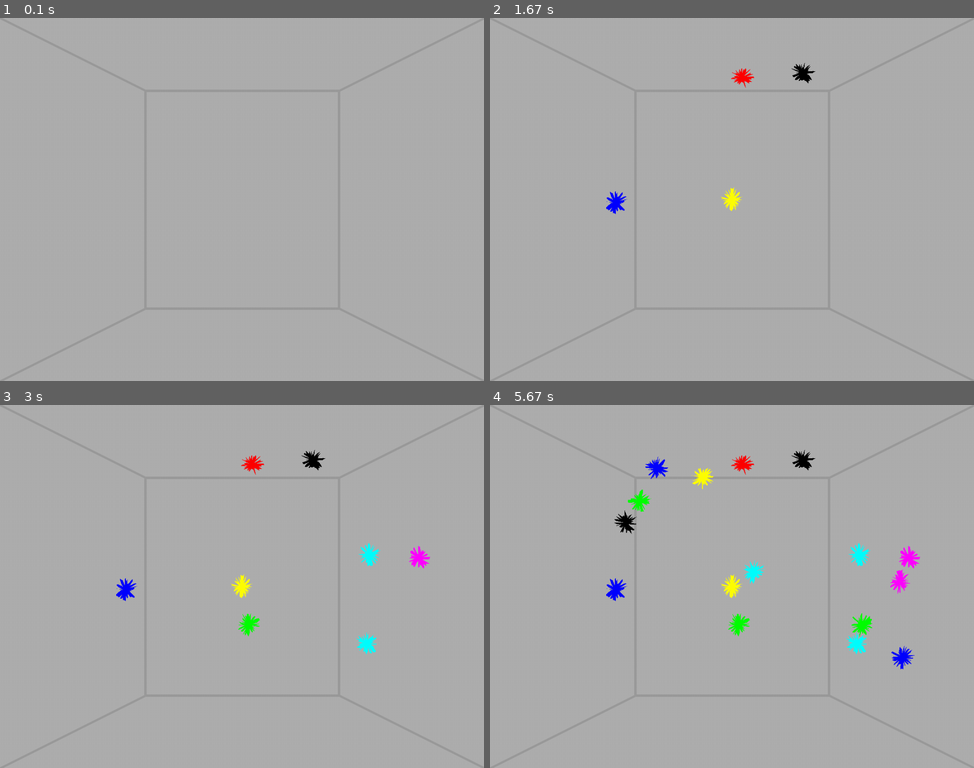
Above: before the commit, frames 1-4 (two rows, left to right).
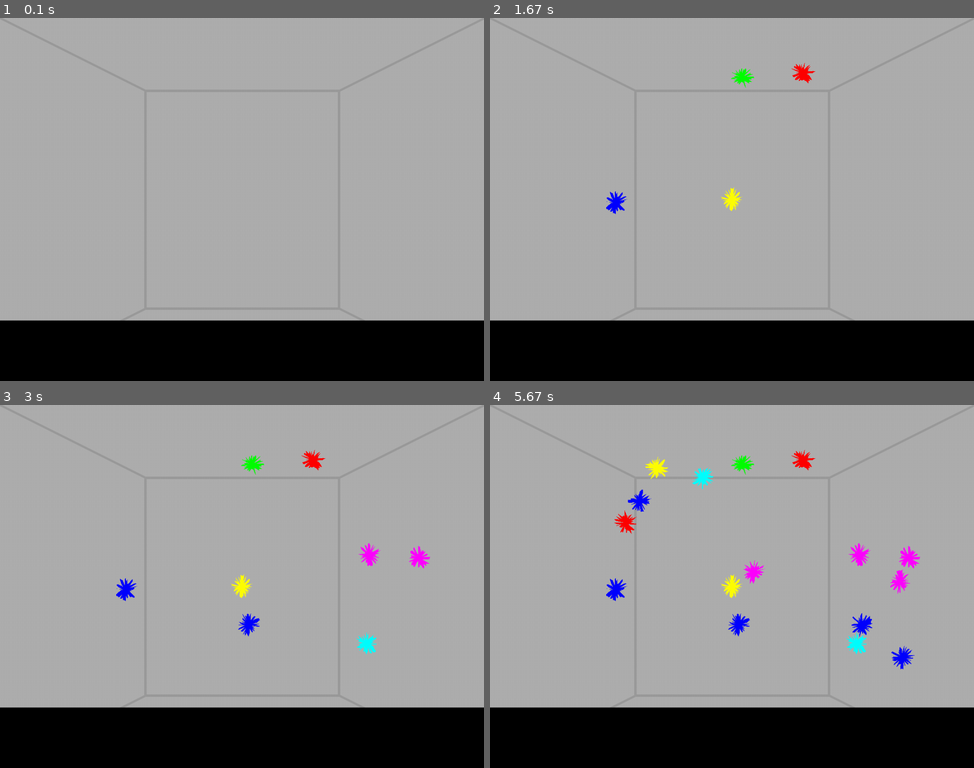
Above: after the commit, the same moments.

Repository: realpatato/pygame-paintball
Game: pygame game, started from main.py
Same seed, same stepped clock (60 frames per second), same inputs: the game is played once before the commit and once after it.
Inputs (mouse positions are in pixels of both pictures, inside the frame that each line leads up to):
- Up to frame 1 (0.1 s): no input
- Up to frame 2 (1.67 s): click (732, 199) at 0.38 s; click (615, 203) at 0.72 s; click (804, 72) at 1.05 s; click (741, 76) at 1.38 s
- Up to frame 3 (3 s): click (246, 622) at 1.72 s; click (367, 644) at 2.05 s; click (367, 553) at 2.38 s; click (416, 557) at 2.72 s
- Up to frame 4 (5.67 s): click (901, 655) at 3.05 s; click (751, 571) at 3.38 s; click (625, 521) at 3.72 s; click (862, 626) at 4.05 s; click (654, 466) at 4.38 s; click (901, 582) at 4.72 s; click (640, 499) at 5.05 s; click (702, 477) at 5.38 s

The runs differ from the first frame. In frame 1, 17% of the frame differs, in the area x 0-100%, y 83-100%; in frame 2, 17%; in frame 3, 17%; in frame 4, 18%, in the area x 0-100%, y 12-100%.

Commit message:
added bar at the bottom for a scoreboard in the future

Diff:
--- a/main.py
+++ b/main.py
@@ -37,7 +37,7 @@
 PINK = (255, 0, 255)
 
 #list to store the colors, for random selection
-colors = [WHITE, BLACK, RED, GREEN, BLUE, YELLOW, CYAN, PINK]
+colors = [WHITE, RED, GREEN, BLUE, YELLOW, CYAN, PINK]
 
 #empty list to store splats
 splats = []
@@ -62,12 +62,15 @@
     for event in pygame.event.get():
         #check for mouse click
         if event.type == pygame.MOUSEBUTTONDOWN:
-            #play sound effect
-            pygame.mixer.Sound.play(gun_sound)
             #get the mouse position
             mouse_pos = pygame.mouse.get_pos()
-            #create and add a Splat object to the splat list
-            splats.append(splat.Splat(colors[random.randint(0, len(colors) - 1)], mouse_pos))
+            #prevents clicking on scoreboard area
+            if mouse_pos[1] < 650:
+                print("Hello?")
+                #play sound effect
+                pygame.mixer.Sound.play(gun_sound)
+                #create and add a Splat object to the splat list
+                splats.append(splat.Splat(colors[random.randint(0, len(colors) - 1)], mouse_pos))
 
         #check if the player has quit
         if event.type == pygame.QUIT:
@@ -81,6 +84,8 @@
     for splat_object in splats:
         splat_object.draw_splat(screen)
 
+    pygame.draw.rect(screen, BLACK, [0, 625, 1000, 750])
+
     #updates the screen
     pygame.display.update()
 
